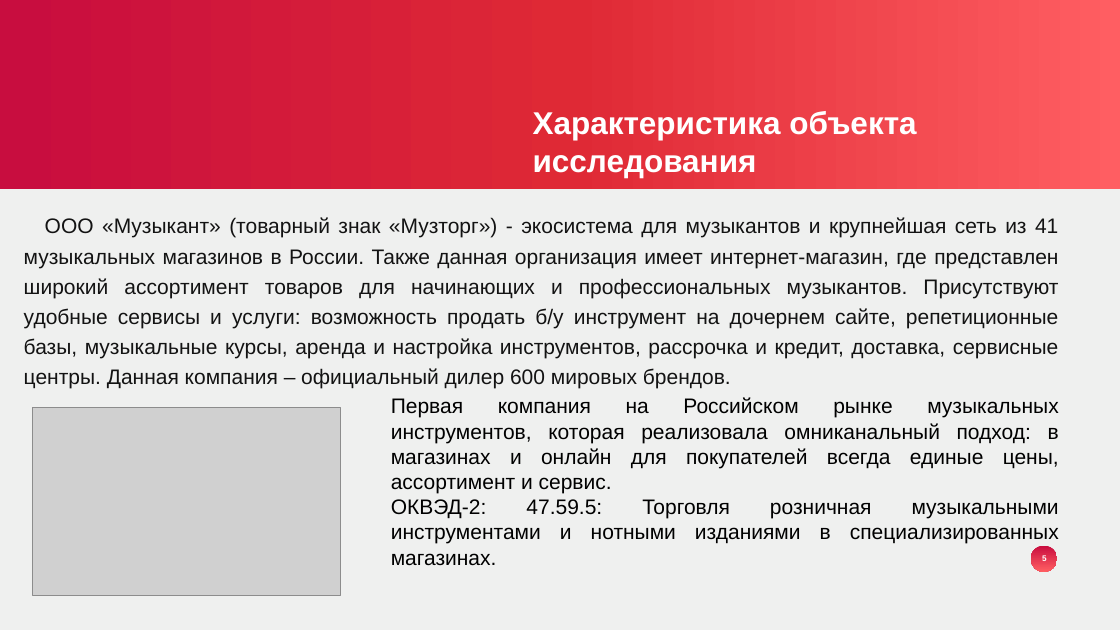
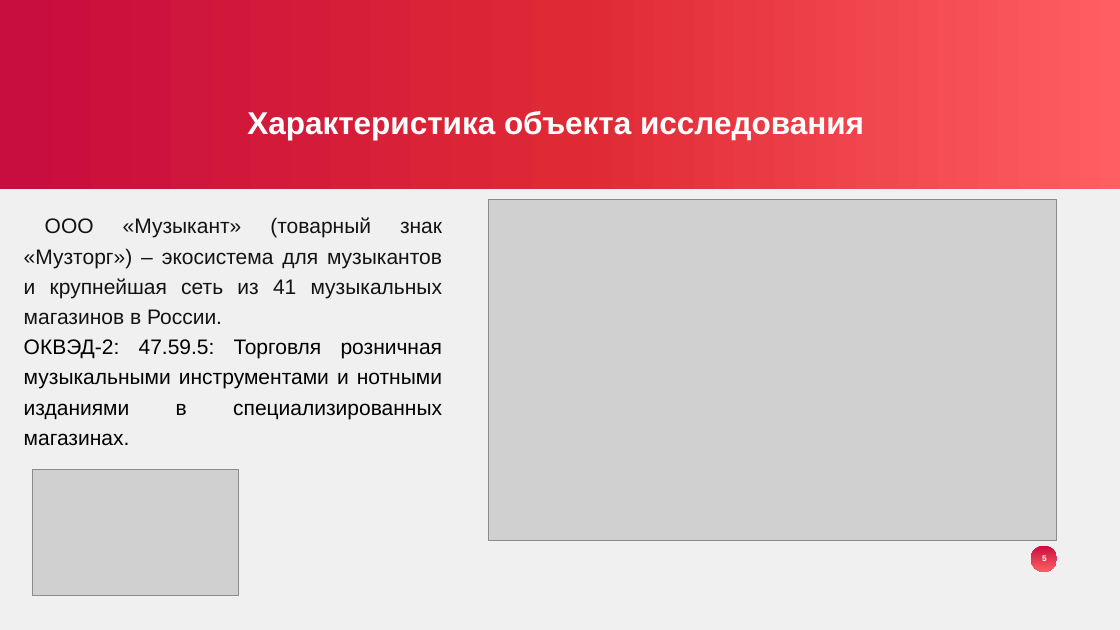
Before and after one commit to Slowpool/diploma-musical-shop-, a slide deck: slide 5 of OuterData/Махницкий диплом.pptx. Drawn at 1120x630 pixels with LibreOffice and Linux fonts; fonts in the diff are those of the drawing; grey boxes stand for pictures; background and template pictures are left out. Boxes give left, top, right and bottom in pixels: in the first picture for what was removed or moved away, otherwise in the second. Text is boxed around its words. In the diff, an @@ line names an element or a change of style, - is before the commit and + after.

```diff
--- a/OuterData/Махницкий диплом.pptx
+++ b/OuterData/Махницкий диплом.pptx
@@ text "Характеристика объекта исследования" rewrapped from [533, 111, 916, 178] to [247, 111, 864, 140] @@
@@ picture added at [488, 199, 1057, 540] @@
@@ text at [24, 217, 443, 446]: text changed @@
-ООО «Музыкант» (товарный знак «Музторг») - экосистема для музыкантов и крупнейшая сеть из 41 музыкальных магазинов в России. Также данная организация имеет интернет-магазин, где представлен широкий ассортимент товаров для начинающих и профессиональных музыкантов. Присутствуют удобные сервисы и услуги: возможность продать б/у инструмент на дочернем сайте, репетиционные базы, музыкальные курсы, аренда и настройка инструментов, рассрочка и кредит, доставка, сервисные центры. Данная компания – официальный дилер 600 мировых брендов.
+ООО «Музыкант» (товарный знак «Музторг») – экосистема для музыкантов и крупнейшая сеть из 41 музыкальных магазинов в России.
+ОКВЭД-2: 47.59.5: Торговля розничная музыкальными инструментами и нотными изданиями в специализированных магазинах.
@@ text removed at [391, 397, 1059, 566] @@
-Первая компания на Российском рынке музыкальных инструментов, которая реализовала омниканальный подход: в магазинах и онлайн для покупателей всегда единые цены, ассортимент и сервис.
-ОКВЭД-2: 47.59.5: Торговля розничная музыкальными инструментами и нотными изданиями в специализированных магазинах.
@@ picture: place and size @@
-picture at [32, 407, 340, 595]
+picture at [32, 470, 238, 595]
```
Also in this commit, not shown: 1 other slide changed, 14 slides added, 1 other file.
